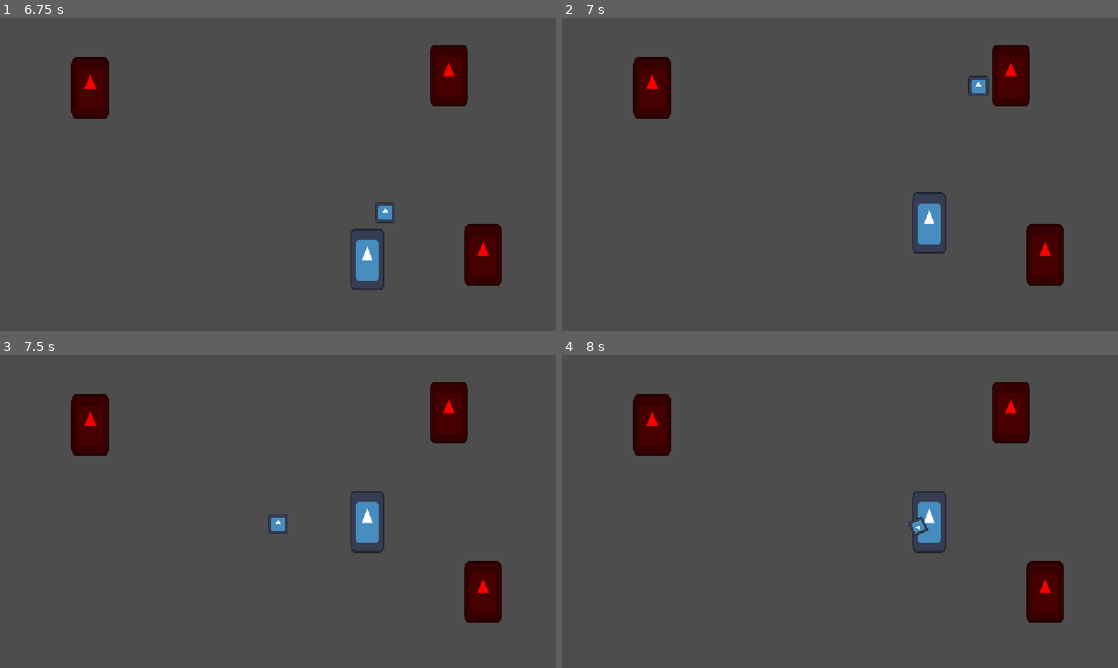
Above: before the commit, frames 1-4 (two rows, left to right).
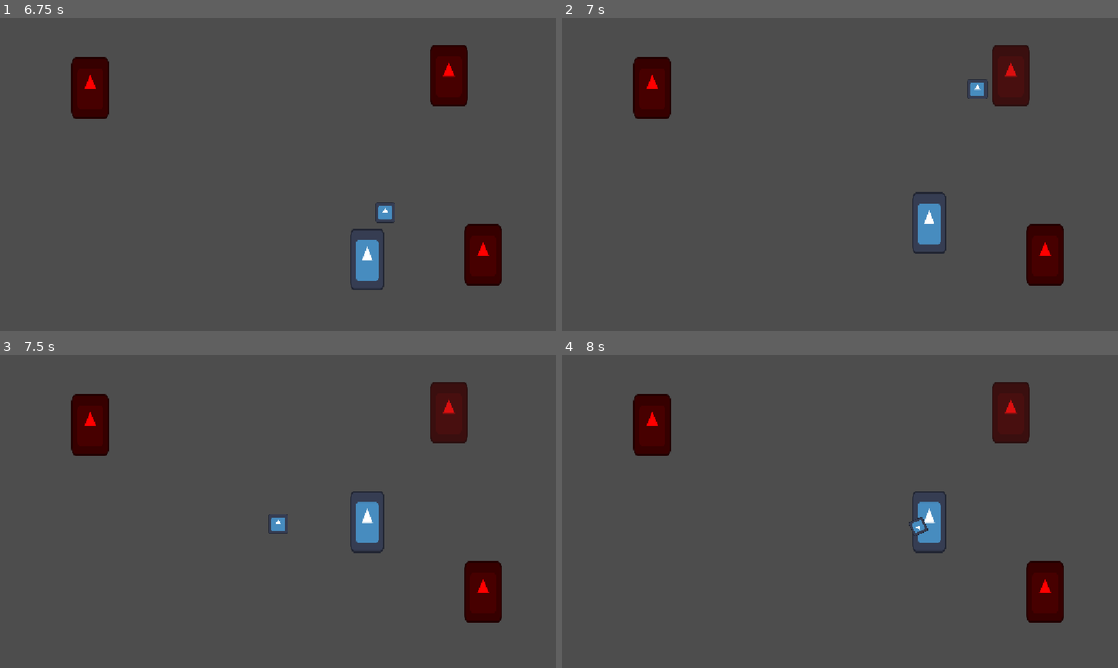
Above: after the commit, the same moments.

Repository: neilavesterinen/Haven-Bounce-Back-Shooter
Game: Godot game, scene res://test_scene.tscn
The game is run twice, just before and just after one commit, with the same random seed, the same clock (stepped at 60 frames per second) and the same inputs. This scene is started directly instead of the project's main scene. The engine's default icon, where the game draws it, is replaced by a stand-in: a white triangle on a blue panel in a dark square.
Inputs (mouse positions are in pixels of both pictures, inside the frame that each line leads up to):
- Up to frame 1 (6.75 s): tap Enter at 0.5, 2.1, 5.1 s; move the mouse to (400, 158) at 0.52 s; hold Right (ui_right) 0.53-1.25 s; click (400, 158) at 0.6 s; drag from (166, 190) to (250, 237) at 1.27 s; move the mouse to (333, 105) at 2.02 s; hold Right (ui_right) 2.03-2.75 s; drag from (250, 237) to (111, 127) at 2.77 s; move the mouse to (444, 221) at 3.52 s; hold Left (ui_left) 3.53-4.25 s; click (444, 221) at 3.6 s; drag from (111, 127) to (194, 96) at 4.27 s; move the mouse to (305, 174) at 5.02 s; hold Down (ui_down) 5.03-5.75 s; click (305, 174) at 5.17 s; drag from (194, 96) to (166, 190) at 5.77 s; move the mouse to (400, 158) at 6.52 s; hold Up (ui_up) from 6.53 s (still down); click (400, 158) at 6.6 s
- Up to frame 2 (7 s): keep holding Up (ui_up)
- Up to frame 3 (7.5 s): release Up (ui_up) at 7.25 s; drag from (166, 527) to (250, 574) at 7.27 s
- Up to frame 4 (8 s): no input

Frame 1 is identical in both runs. In frame 2, 0.2% of the frame differs, in the area x 72-82%, y 14-26%; in frame 3, less than 0.1%; in frame 4, less than 0.1%.
Error before the commit: Cannot call method 'get_first_node_in_group' on a null value. (res://enemy/enemy.gd:5)

Commit message:
sdflj

Diff:
--- a/enemy/enemy.gd
+++ b/enemy/enemy.gd
@@ -1,8 +1,16 @@
 extends CharacterBody2D
 class_name Enemy
 
-var health := 1
-var player := get_tree().get_first_node_in_group("player")
+var MAX_HEALTH := 5
+
+var health := MAX_HEALTH
+var player : Player
+
+func _ready() -> void:
+	player = get_tree().get_first_node_in_group("player")
 
 func _process(delta: float) -> void:
-	pass
+	modulate.a = 1.0 / MAX_HEALTH * health
+
+	if health == 0:
+		queue_free()
--- a/enemy/enemy.tscn
+++ b/enemy/enemy.tscn
@@ -6,7 +6,9 @@
 [sub_resource type="RectangleShape2D" id="RectangleShape2D_xrcp0"]
 size = Vector2(78, 128)
 
-[node name="Enemy" type="CharacterBody2D" unique_id=1634294982]
+[node name="Enemy" type="CharacterBody2D" unique_id=1634294982 groups=["enemy"]]
+collision_layer = 3
+collision_mask = 3
 script = ExtResource("1_7k104")
 
 [node name="Icon" type="Sprite2D" parent="." unique_id=266075212]
--- a/player/orb.gd
+++ b/player/orb.gd
@@ -2,6 +2,8 @@
 class_name Orb
 
 var player: Player
+
+var enemies: Array
 
 var target_position: Vector2
 
@@ -10,6 +12,13 @@
 var bouncing_back := false
 
 var speed_increase_time := 0.0
+
+var bounces := 2
+
+
+func _ready() -> void:
+	enemies = get_tree().get_nodes_in_group("enemy")
+
 
 func _process(delta: float) -> void:
 	if bouncing_back:
@@ -35,9 +44,14 @@
 		and global_position.y < target_position.y + 50 and global_position.y
 		> target_position.y - 50
 	):
+		#if bounces == 0:
 		bouncing_back = true
 		set_axis_velocity(Vector2())
-		apply_impulse(global_position.direction_to(player.global_position) * 400)
+		if player:
+			apply_impulse(global_position.direction_to(player.global_position) * 400)
+		#else:
+		#	target_position = enemies[0].position
+		#	bounces -= 1
 
 	if bouncing_back and player:
 		if (
@@ -48,3 +62,16 @@
 		):
 			player.orb_count += 1
 			queue_free()
+
+
+func _on_body_entered(body: Enemy) -> void:
+	if body.is_in_group("enemy"):
+		body.health -= 1
+		#if bounces == 0:
+		bouncing_back = true
+		set_axis_velocity(Vector2())
+		if player:
+			apply_impulse(global_position.direction_to(player.global_position) * 400)
+		#else:
+		#target_position = enemies[0].position
+		#bounces -= 1
--- a/player/orb.tscn
+++ b/player/orb.tscn
@@ -7,7 +7,11 @@
 radius = 21.0
 
 [node name="Orb" type="RigidBody2D" unique_id=1693876866]
+collision_layer = 2
+collision_mask = 0
 gravity_scale = 0.0
+contact_monitor = true
+max_contacts_reported = 1
 script = ExtResource("1_xdlj8")
 
 [node name="Sprite2D" type="Sprite2D" parent="." unique_id=1867965121]
@@ -16,6 +20,5 @@
 
 [node name="CollisionShape2D" type="CollisionShape2D" parent="." unique_id=1611816104]
 shape = SubResource("CircleShape2D_xdlj8")
-disabled = true
 
 [connection signal="body_entered" from="." to="." method="_on_body_entered"]
